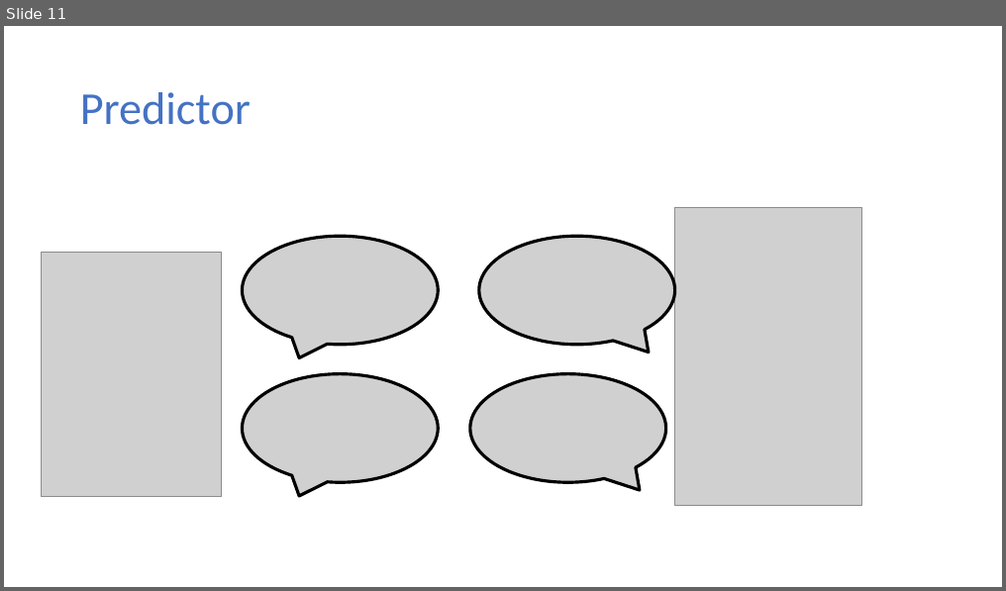
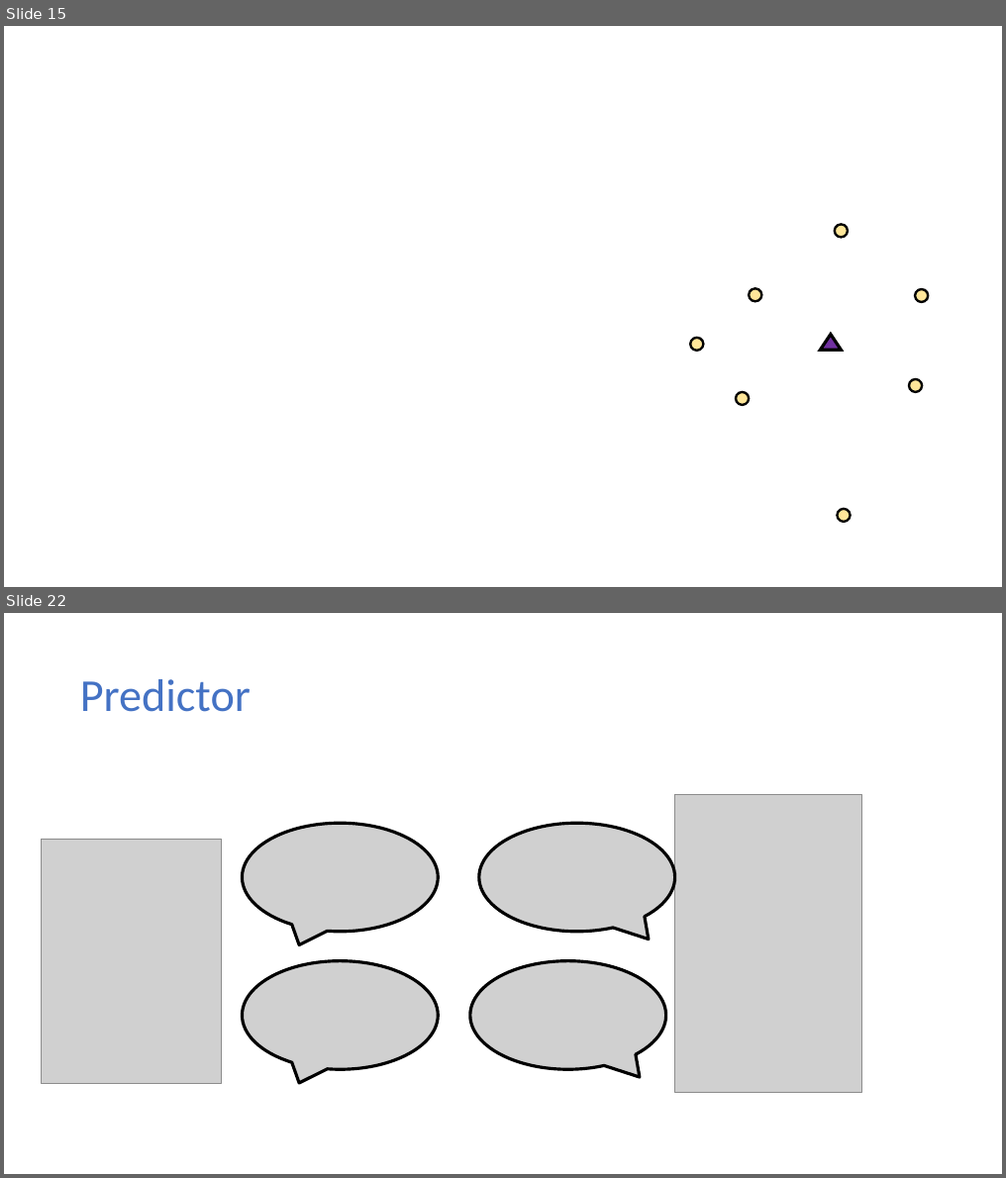
Before and after one commit to samsonzhou/samsonzhou.github.io, a slide deck: other-talks/Learning Augmented Algorithms for k-Means Clustering.pptx. Shown one above the other, each under a label of ours: slide 11 before the commit, slides 15 and 22 after it; the slides between them are not shown. The pictures are 1006x591 and 1006x1178 pixels, drawn with LibreOffice and Linux fonts; fonts in the diff are those of the drawing; grey boxes stand for pictures. Boxes give left, top, right and bottom in pixels: in the first picture for what was removed or moved away, otherwise in the second. Text is boxed around its words. In the diff, an @@ line names an element or a change of style, - is before the commit and + after.

```diff
--- a/other-talks/Learning Augmented Algorithms for k-Means Clustering.pptx
+++ b/other-talks/Learning Augmented Algorithms for k-Means Clustering.pptx
@@ slide 15 added at [4, 26, 1002, 587], background #FFFFFF @@
@@ ellipse added at [835, 224, 847, 237], fill #FFE699, outline #000000 2.25 pt @@
@@ ellipse added at [748, 288, 761, 301], fill #FFE699, outline #000000 2.25 pt @@
@@ ellipse added at [915, 289, 928, 302], fill #FFE699, outline #000000 2.25 pt @@
@@ ellipse added at [690, 338, 703, 351], fill #FFE699, outline #000000 2.25 pt @@
@@ triangle added at [820, 335, 841, 350], fill #7030A0, outline #000000 3 pt @@
@@ ellipse added at [909, 379, 922, 392], fill #FFE699, outline #000000 2.25 pt @@
@@ ellipse added at [737, 392, 748, 405], fill #FFE699, outline #000000 2.25 pt @@
@@ ellipse added at [838, 509, 849, 522], fill #FFE699, outline #000000 2.25 pt @@
@@ what was slide 11 is now slide 22 @@
```
Also in this commit, not shown: 4 slides changed, 11 other slides added, 1 slide removed, 2 other files.
